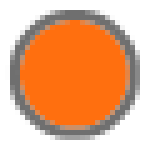
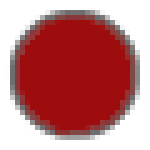
Before/after of a w=150, h=150 layered artwork. What changed in the layer stack:
"Shape 1": opacity 94% → 95%, painted on it over [15, 15, 135, 135]
